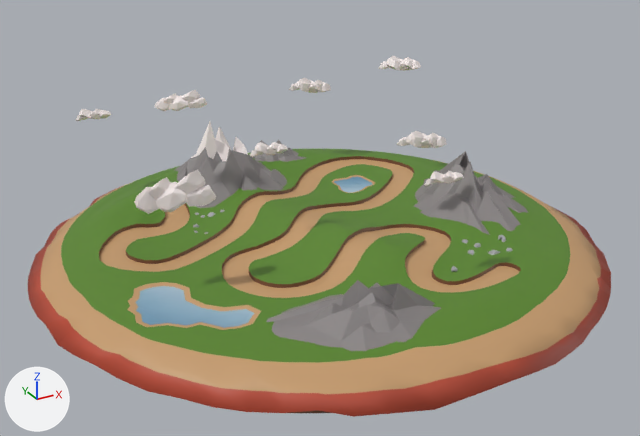
Two versions of the FBX model WinterCamp2023_TestTask/Assets/AssetsForTestTask/Landscape.fbx, one commit apart.
The view is the same before and after, from a camera (50 mm lens) standing at (-0.394, -0.718, 0.396) and looking at (-0.012, -0.024, 0.049). Arrows for +X, +Y and +Z are at lower left; the lights stay in place. Where no turn or scale is listed for an object, it has been applied to the vertices.

In view in the first picture: 'Clouds', 'Terrain'.
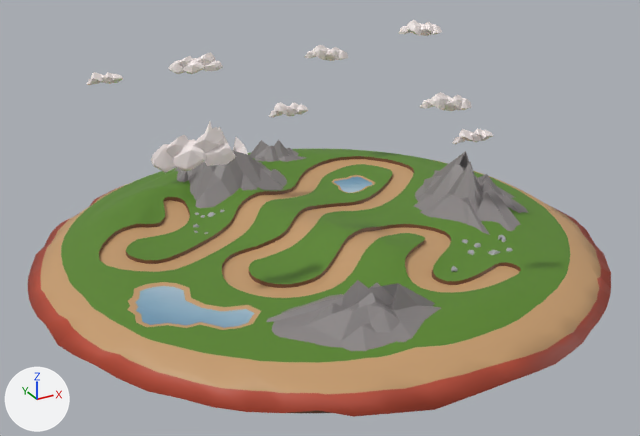
The newer file is also turned or shifted as a whole; pictures and numbers use the older file's frame.

Where the change shows, as pixel boxes [x1, y1, x2, y2] in the pictures (640 x 436 px):
'Clouds', mesh moved: before [75, 55, 464, 214]; after [86, 20, 493, 173]

The change, as a list of edits to the scene's bpy script:
```text
Change me_mesh_001:
    where me_mesh_001.from_pydata(...)  # 974 vertices, 1671 faces; spans x -0.19..0.19, y -0.178..0.178, z -0.033..0.033
    used by ob_clouds; location = (-0.0101, 0.0214, 0.1329)
    me_mesh_001 part 1: the whole mesh is moved by (0.01, -0.022, 0.042)
```
